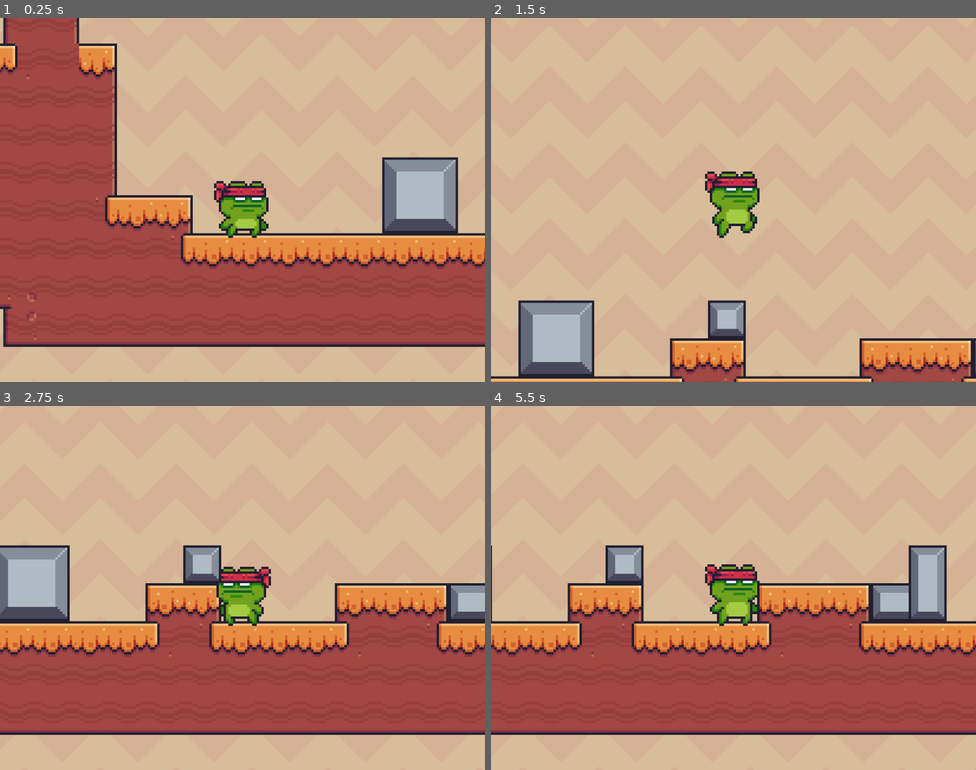
Above: before the commit, frames 1-4 (two rows, left to right).
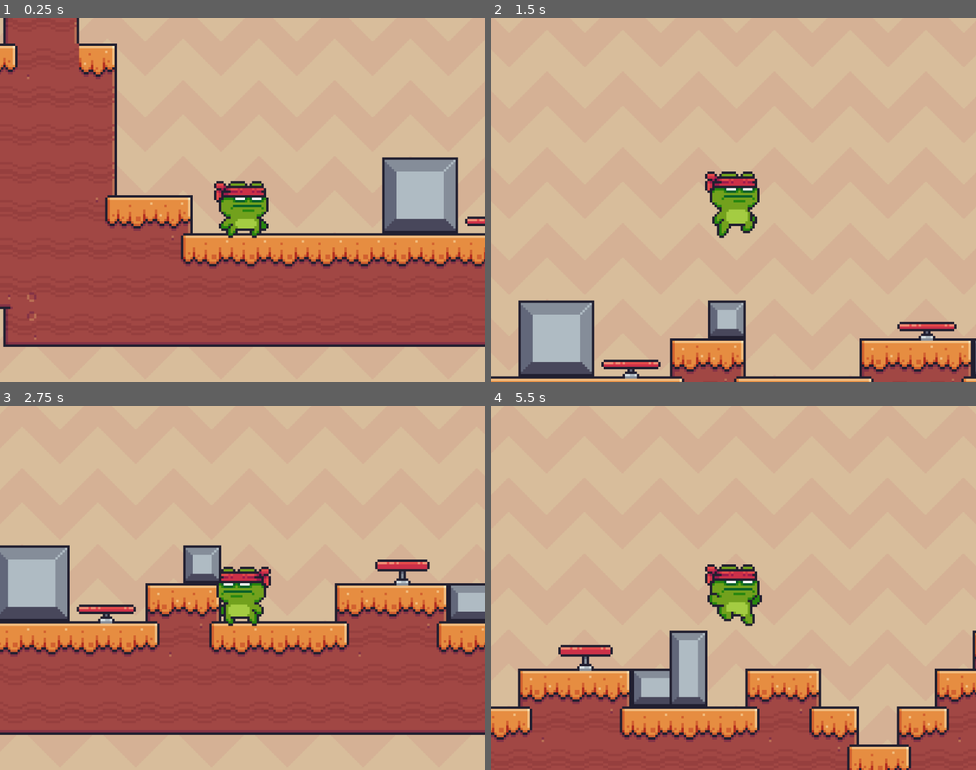
Above: after the commit, the same moments.

Repository: mdelbrocco/donotpassgodot
Game: Godot game, scene res://Scenes/HelloGodotPlayer/Level.tscn
Same seed, same stepped clock (60 frames per second), same inputs: the game is played once before the commit and once after it. Sound files missing from this copy of the repository are replaced by a short silence.
Inputs:
- Up to frame 1 (0.25 s): no input
- Up to frame 2 (1.5 s): hold Space (jump) 0.53-1.28 s; hold D (right) from 0.53 s (still down); tap Space (jump) at 1.35 s
- Up to frame 3 (2.75 s): tap Space (jump) at 1.52, 1.82 s; release D (right) at 2.03 s; hold A (left) from 2.03 s (still down); hold Space (jump) from 2.03 s (still down)
- Up to frame 4 (5.5 s): release A (left) at 2.78 s; release Space (jump) at 2.78 s; hold D (right) 2.78-4.28 s; tap Space (jump) at 2.85, 3.02, 3.32, 4.35, 4.52, 4.82 s; hold Space (jump) 3.53-4.28 s; hold A (left) 4.28-5.03 s; hold D (right) from 5.03 s (still down); hold Space (jump) from 5.03 s (still down)

The runs differ from the first frame. In frame 1, 0.1% of the frame differs, in the area x 95-100%, y 54-58%; in frame 2, 0.8%; in frame 3, 0.8%; in frame 4, 45%, in the area x 0-100%, y 38-100%.

Commit message:
Workshop goal #4 - add collision with trampoline

Diff:
--- a/Scenes/HelloGodotPlayer/Level.tscn
+++ b/Scenes/HelloGodotPlayer/Level.tscn
@@ -6,6 +6,7 @@
 [ext_resource type="PackedScene" uid="uid://bjvslx021rhc" path="res://Scenes/HelloGodotPlayer/player.tscn" id="2_8rxf3"]
 [ext_resource type="AudioStream" uid="uid://4qu5ndlkbt1u" path="res://Assets/Audio/jdwasabi_Sounds/Jump 1.wav" id="3_u0125"]
 [ext_resource type="AudioStream" uid="uid://dgrjopmj8vvrn" path="res://Assets/Audio/Casual Game Vol 2/Track 2 (Party Tonight).wav" id="6_27sda"]
+[ext_resource type="PackedScene" uid="uid://cgq6b7y18addt" path="res://Scenes/HelloGodotPlayer/trampoline.tscn" id="7_ogeab"]
 
 [sub_resource type="TileSetAtlasSource" id="TileSetAtlasSource_tjrck"]
 texture = ExtResource("1_ls6c7")
@@ -457,14 +458,14 @@
 metadata/_edit_lock_ = true
 
 [node name="World" type="Node2D" parent="."]
-position = Vector2(275, 500)
+position = Vector2(180, 338)
 
 [node name="Ground" type="TileMapLayer" parent="World"]
 tile_map_data = PackedByteArray("AAAGAP7/AAAHAAUAAAAHAP7/AAAHAAUAAAAIAP7/AAAHAAUAAAAJAP7/AAAHAAUAAAAKAP7/AAAHAAUAAAALAP …(2752 unchanged characters)…
 tile_set = SubResource("TileSet_gyic7")
 
 [node name="Player" parent="." instance=ExtResource("2_8rxf3")]
-position = Vector2(392, 414)
+position = Vector2(297, 252)
 
 [node name="Camera2D" type="Camera2D" parent="Player"]
 zoom = Vector2(5, 5)
@@ -480,4 +481,11 @@
 stream = ExtResource("6_27sda")
 autoplay = true
 
+[node name="Trampoline" parent="." instance=ExtResource("7_ogeab")]
+position = Vector2(404, 277)
+
+[node name="Trampoline2" parent="." instance=ExtResource("7_ogeab")]
+position = Vector2(529, 261)
+bounce_strength = 725
+
 [connection signal="finished" from="LevelMusic" to="." method="_on_level_music_finished"]
--- /dev/null
+++ b/Scenes/HelloGodotPlayer/trampoline.tscn
@@ -0,0 +1,106 @@
+[gd_scene load_steps=16 format=3 uid="uid://cgq6b7y18addt"]
+
+[ext_resource type="Script" path="res://trampoline.gd" id="1_k78kt"]
+[ext_resource type="Texture2D" uid="uid://0bvury13x4ir" path="res://Assets/Art/Pixel Adventure 1/Traps/Trampoline/Idle.png" id="2_kpj5w"]
+[ext_resource type="Texture2D" uid="uid://bgn65t5ulglb7" path="res://Assets/Art/Pixel Adventure 1/Traps/Trampoline/Jump (28x28).png" id="3_nhrrc"]
+[ext_resource type="AudioStream" uid="uid://du4n4yggri7h6" path="res://Assets/Audio/jdwasabi_Sounds/Balloon start riding 1.wav" id="4_wkxw8"]
+
+[sub_resource type="AtlasTexture" id="AtlasTexture_6d1bh"]
+atlas = ExtResource("2_kpj5w")
+region = Rect2(0, 0, 28, 28)
+
+[sub_resource type="AtlasTexture" id="AtlasTexture_wqlej"]
+atlas = ExtResource("3_nhrrc")
+region = Rect2(0, 0, 28, 28)
+
+[sub_resource type="AtlasTexture" id="AtlasTexture_ujgov"]
+atlas = ExtResource("3_nhrrc")
+region = Rect2(28, 0, 28, 28)
+
+[sub_resource type="AtlasTexture" id="AtlasTexture_xtl5p"]
+atlas = ExtResource("3_nhrrc")
+region = Rect2(56, 0, 28, 28)
+
+[sub_resource type="AtlasTexture" id="AtlasTexture_eq2w0"]
+atlas = ExtResource("3_nhrrc")
+region = Rect2(84, 0, 28, 28)
+
+[sub_resource type="AtlasTexture" id="AtlasTexture_k27ur"]
+atlas = ExtResource("3_nhrrc")
+region = Rect2(112, 0, 28, 28)
+
+[sub_resource type="AtlasTexture" id="AtlasTexture_ps5oh"]
+atlas = ExtResource("3_nhrrc")
+region = Rect2(140, 0, 28, 28)
+
+[sub_resource type="AtlasTexture" id="AtlasTexture_fnlrr"]
+atlas = ExtResource("3_nhrrc")
+region = Rect2(168, 0, 28, 28)
+
+[sub_resource type="AtlasTexture" id="AtlasTexture_85pk4"]
+atlas = ExtResource("3_nhrrc")
+region = Rect2(196, 0, 28, 28)
+
+[sub_resource type="SpriteFrames" id="SpriteFrames_fbob6"]
+animations = [{
+"frames": [{
+"duration": 1.0,
+"texture": SubResource("AtlasTexture_6d1bh")
+}],
+"loop": true,
+"name": &"idle",
+"speed": 5.0
+}, {
+"frames": [{
+"duration": 1.0,
+"texture": SubResource("AtlasTexture_wqlej")
+}, {
+"duration": 1.0,
+"texture": SubResource("AtlasTexture_ujgov")
+}, {
+"duration": 1.0,
+"texture": SubResource("AtlasTexture_xtl5p")
+}, {
+"duration": 1.0,
+"texture": SubResource("AtlasTexture_eq2w0")
+}, {
+"duration": 1.0,
+"texture": SubResource("AtlasTexture_k27ur")
+}, {
+"duration": 1.0,
+"texture": SubResource("AtlasTexture_ps5oh")
+}, {
+"duration": 1.0,
+"texture": SubResource("AtlasTexture_fnlrr")
+}, {
+"duration": 1.0,
+"texture": SubResource("AtlasTexture_85pk4")
+}],
+"loop": false,
+"name": &"jump",
+"speed": 15.0
+}]
+
+[sub_resource type="RectangleShape2D" id="RectangleShape2D_7382v"]
+size = Vector2(20.75, 5)
+
+[node name="Trampoline" type="Node2D"]
+script = ExtResource("1_k78kt")
+
+[node name="AnimatedSprite2D" type="AnimatedSprite2D" parent="."]
+sprite_frames = SubResource("SpriteFrames_fbob6")
+animation = &"jump"
+
+[node name="Area2D" type="Area2D" parent="."]
+position = Vector2(2, 4)
+
+[node name="CollisionShape2D" type="CollisionShape2D" parent="Area2D"]
+position = Vector2(-2.625, 1.5)
+shape = SubResource("RectangleShape2D_7382v")
+
+[node name="AudioStreamPlayer2D" type="AudioStreamPlayer2D" parent="."]
+stream = ExtResource("4_wkxw8")
+pitch_scale = 4.0
+
+[connection signal="animation_finished" from="AnimatedSprite2D" to="." method="_on_animated_sprite_2d_animation_finished"]
+[connection signal="body_shape_entered" from="Area2D" to="." method="_on_area_2d_body_shape_entered"]
--- /dev/null
+++ b/trampoline.gd
@@ -0,0 +1,14 @@
+extends Node2D
+
+@export var bounce_strength := 500
+
+func _on_area_2d_body_shape_entered(body_rid: RID, body: Node2D, body_shape_index: int, local_shape_index: int) -> void:
+	if body is CharacterBody2D:
+		body.velocity.y = -bounce_strength
+		$AnimatedSprite2D.stop()
+		$AnimatedSprite2D.play("jump")
+		$AudioStreamPlayer2D.play()
+
+
+func _on_animated_sprite_2d_animation_finished() -> void:
+	$AnimatedSprite2D.play("idle")
Not shown: 1 places in Scenes/HelloGodotPlayer/Level.tscn that only renumber resources
